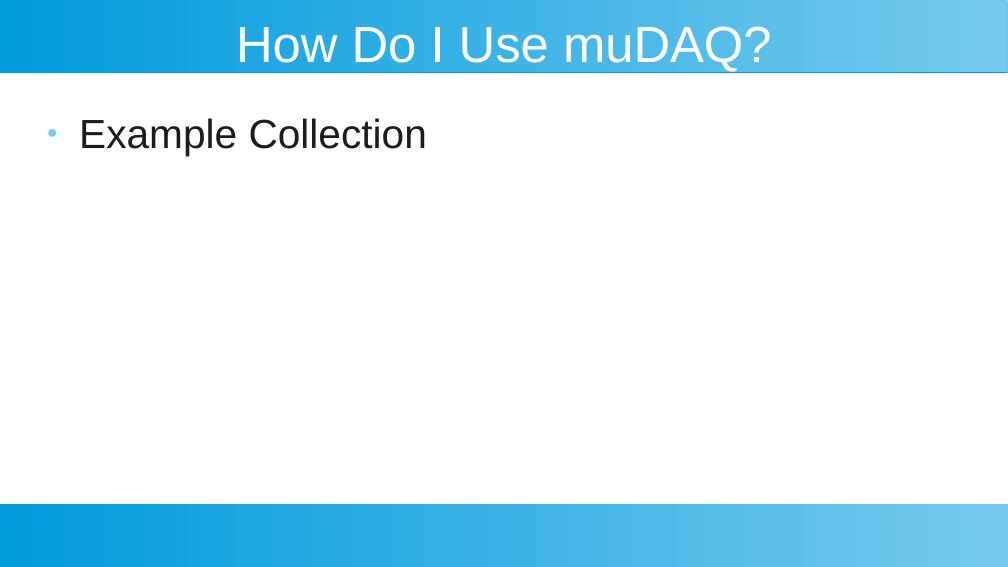
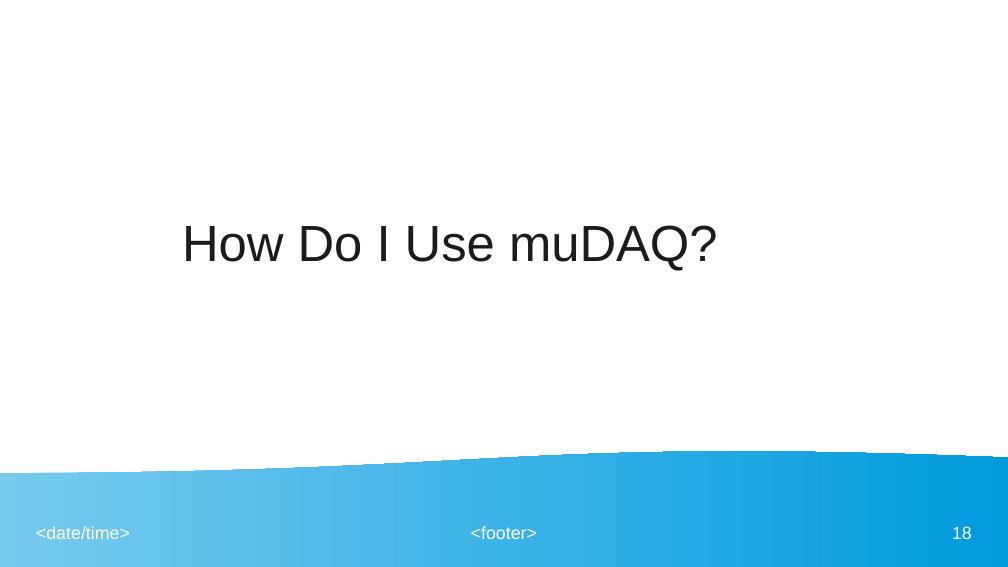
Before and after one commit to StellarRemnants/muDAQ, a slide deck: slide 18 of Presentation_2022-10-07.odp (slide 16 before the commit). Drawn at 1008x567 pixels with LibreOffice and Linux fonts; fonts in the diff are those of the drawing. Boxes give left, top, right and bottom in pixels: in the first picture for what was removed or moved away, otherwise in the second. Text is boxed around its words. In the diff, an @@ line names an element or a change of style, - is before the commit and + after.

```diff
--- a/Presentation_2022-10-07.odp
+++ b/Presentation_2022-10-07.odp
@@ rectangle removed at (x1=0, y1=0, x2=1008, y2=72) @@
@@ text removed at (x1=79, y1=118, x2=427, y2=156) @@
-● Example Collection
@@ title "How Do I Use muDAQ?" moved from (x1=236, y1=26, x2=772, y2=72) to (x1=182, y1=225, x2=718, y2=271) @@
@@ title "How Do I Use muDAQ?" at (x1=182, y1=225, x2=718, y2=271): text colour #FFFFFF to #1C1C1C @@
@@ flow chart document added at (x1=0, y1=450, x2=1008, y2=567), fill gradient #77CAEE to #75C9EE to #73C9ED to #71C8ED to #6FC7ED to #6EC6ED @@
@@ rectangle removed at (x1=0, y1=504, x2=1008, y2=567) @@
@@ text added at (x1=36, y1=526, x2=130, y2=539), 14 pt, text #FFFFFF @@
+<date/time>
@@ text added at (x1=471, y1=526, x2=537, y2=539), 14 pt, text #FFFFFF @@
+<footer>
@@ page number added at (x1=952, y1=526, x2=972, y2=539), 14 pt, text #FFFFFF @@
+18
```
Also in this commit, not shown: 10 other slides changed, 9 slides added, 4 other files.
